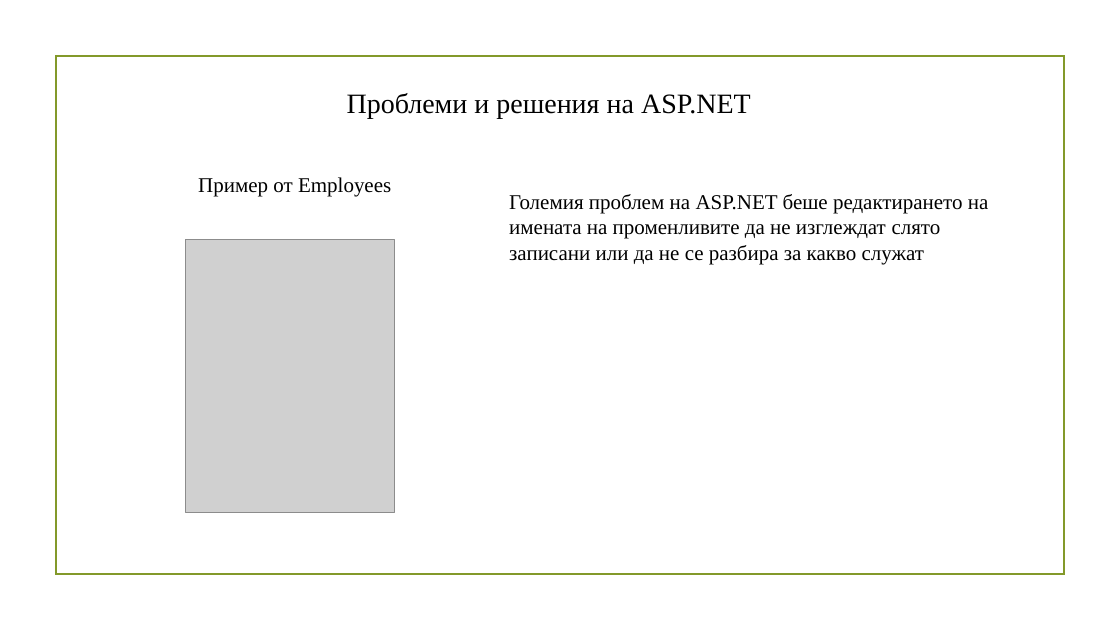
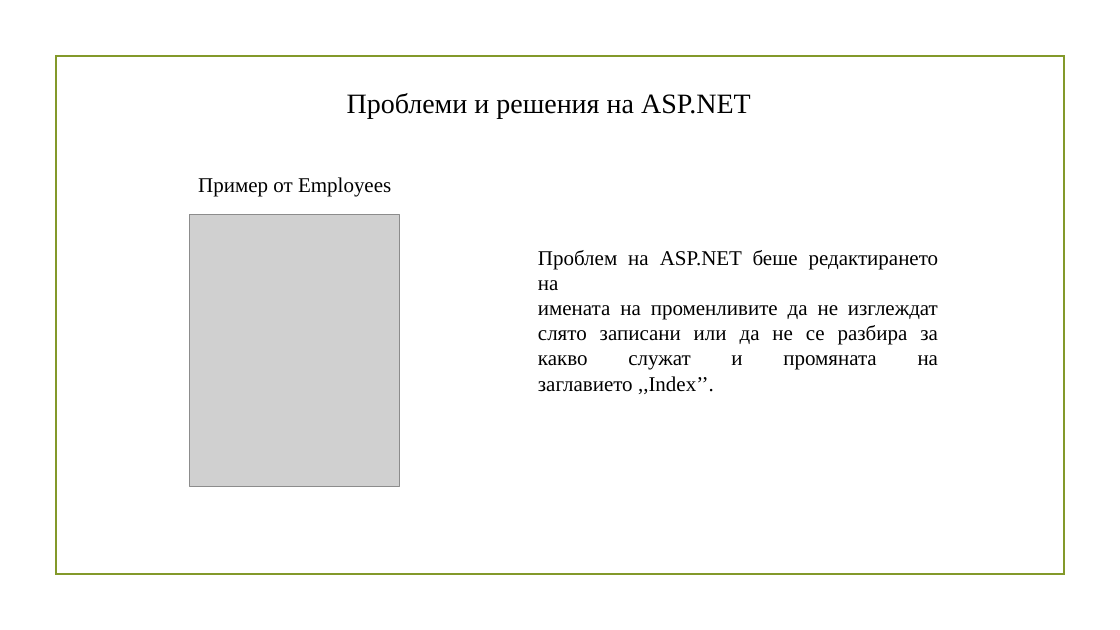
Before and after one commit to AdamS839/RestaurantSystem, a slide deck: slide 7 of Презентация за проект Restaurant System.pptx (slide 6 before the commit). Drawn at 1120x630 pixels with LibreOffice and Linux fonts; fonts in the diff are those of the drawing; grey boxes stand for pictures; background and template pictures are left out. Boxes give left, top, right and bottom in pixels: in the first picture for what was removed or moved away, otherwise in the second. Text is boxed around its words. In the diff, an @@ line names an element or a change of style, - is before the commit and + after.

```diff
--- a/Презентация за проект Restaurant System.pptx
+++ b/Презентация за проект Restaurant System.pptx
@@ picture: place and size @@
-picture at (186, 240, 395, 513)
+picture at (190, 214, 399, 486)
@@ text at (538, 250, 939, 394): text changed @@
-Големия проблем на ASP.NET беше редактирането на
-имената на променливите да не изглеждат слято записани или да не се разбира за какво служат
+Проблем на ASP.NET беше редактирането на
+имената на променливите да не изглеждат слято записани или да не се разбира за какво служат и промяната на заглавието ,,Index’’.
```
Also in this commit, not shown: 3 other slides changed, 1 slide added, 1 other file.
